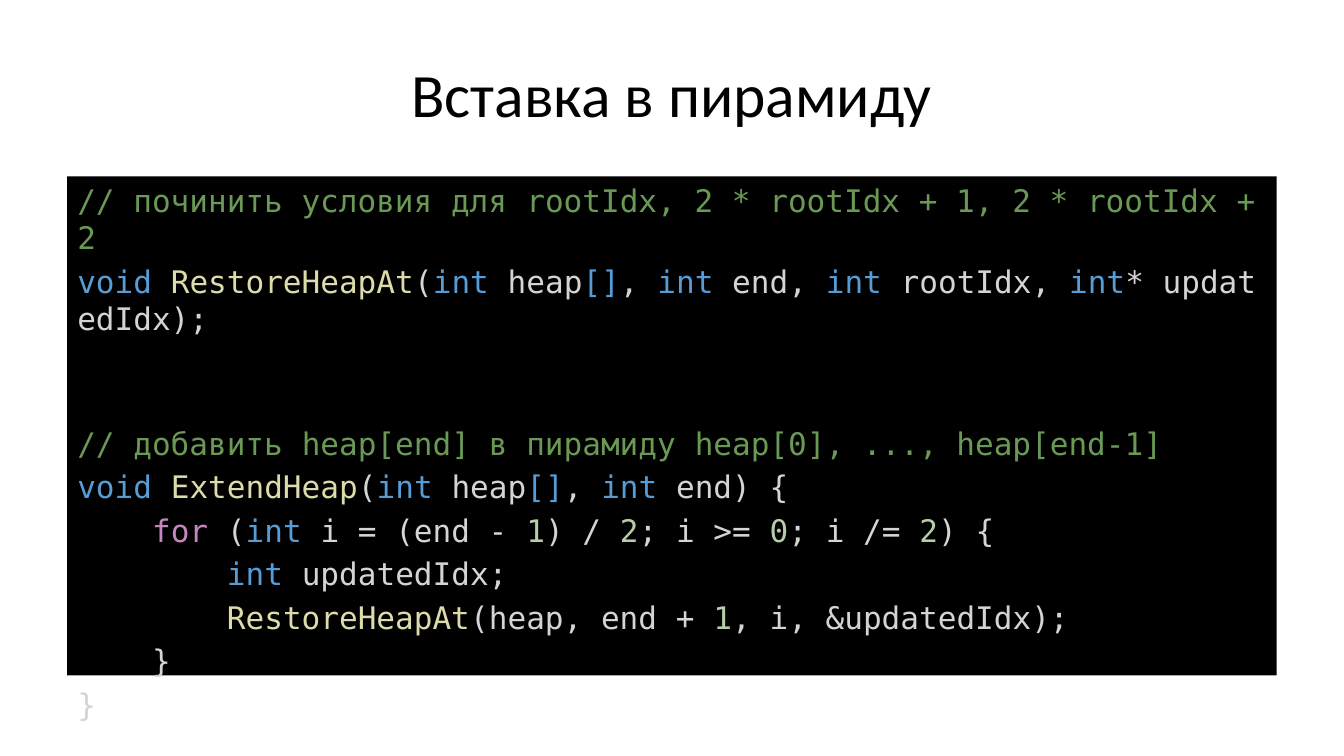
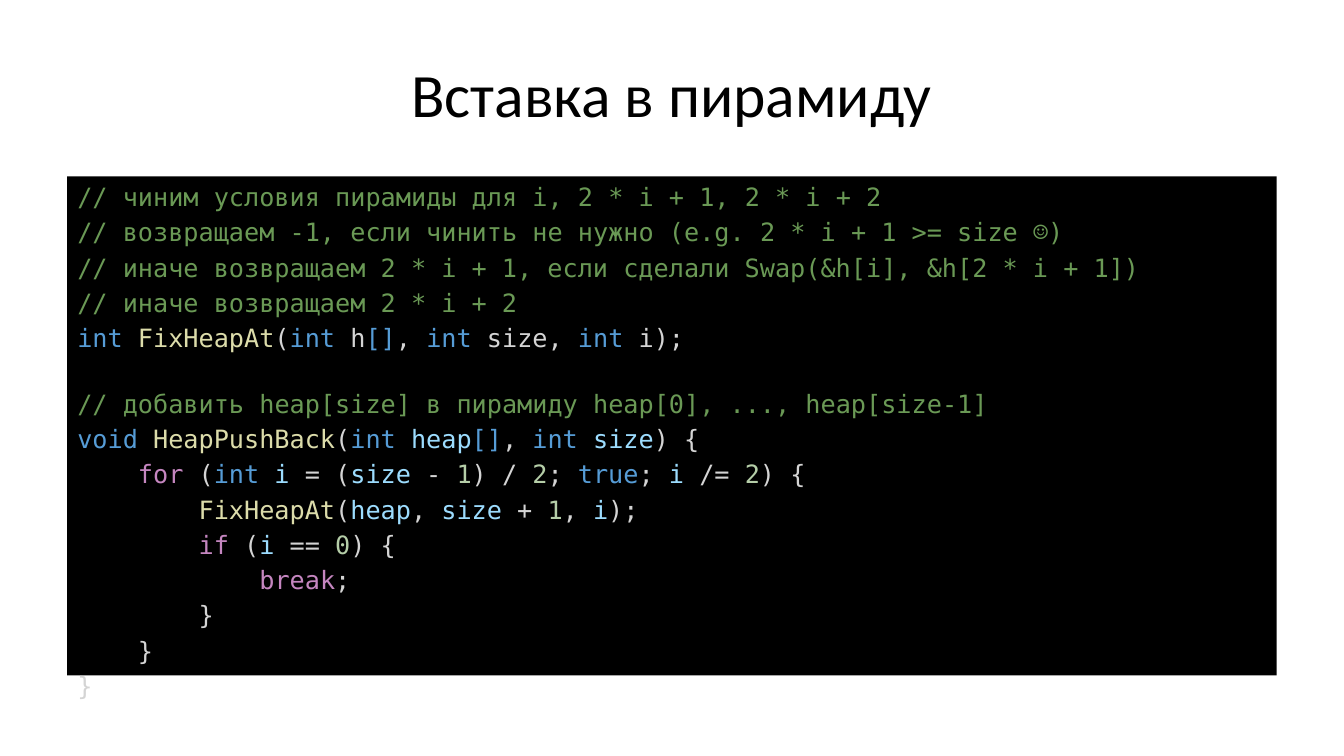
Before and after one commit to Evgueni-Petrov-aka-espetrov/Algorithms-and-Programming-in-C-pptx, a slide deck: slide 62 of 13 Сортировка.pptx. Drawn at 1344x756 pixels with LibreOffice and Linux fonts; fonts in the diff are those of the drawing. Boxes give left, top, right and bottom in pixels: in the first picture for what was removed or moved away, otherwise in the second. Text is boxed around its words. In the diff, an @@ line names an element or a change of style, - is before the commit and + after.

Commit message:
исправил код heap sort :-)

```diff
--- a/13 Сортировка.pptx
+++ b/13 Сортировка.pptx
@@ text at [68, 176, 1277, 676]: paragraph added @@
+}
@@ text "// чиним условия пирамиды для ..." at [68, 176, 1277, 676]: size 22.2 to 18 pt in "}", "}" @@
@@ text at [77, 187, 1140, 593]: text changed; size 22.2 to 18 pt @@
-// починить условия для rootIdx, 2 * rootIdx + 1, 2 * rootIdx + 2
-void RestoreHeapAt(int heap[], int end, int rootIdx, int* updatedIdx);
-// добавить heap[end] в пирамиду heap[0], ..., heap[end-1]
-void ExtendHeap(int heap[], int end) {
-for (int i = (end - 1) / 2; i >= 0; i /= 2) {
-int updatedIdx;
-RestoreHeapAt(heap, end + 1, i, &updatedIdx);
+// чиним условия пирамиды для i, 2 * i + 1, 2 * i + 2
+// возвращаем -1, если чинить не нужно (e.g. 2 * i + 1 >= size ☺)
+// иначе возвращаем 2 * i + 1, если сделали Swap(&h[i], &h[2 * i + 1])
+// иначе возвращаем 2 * i + 2
+int FixHeapAt(int h[], int size, int i);
+// добавить heap[size] в пирамиду heap[0], ..., heap[size-1]
+void HeapPushBack(int heap[], int size) {
+for (int i = (size - 1) / 2; true; i /= 2) {
+FixHeapAt(heap, size + 1, i);
+if (i == 0) {
+break;
```
Also in this commit, not shown: 9 other slides changed.
